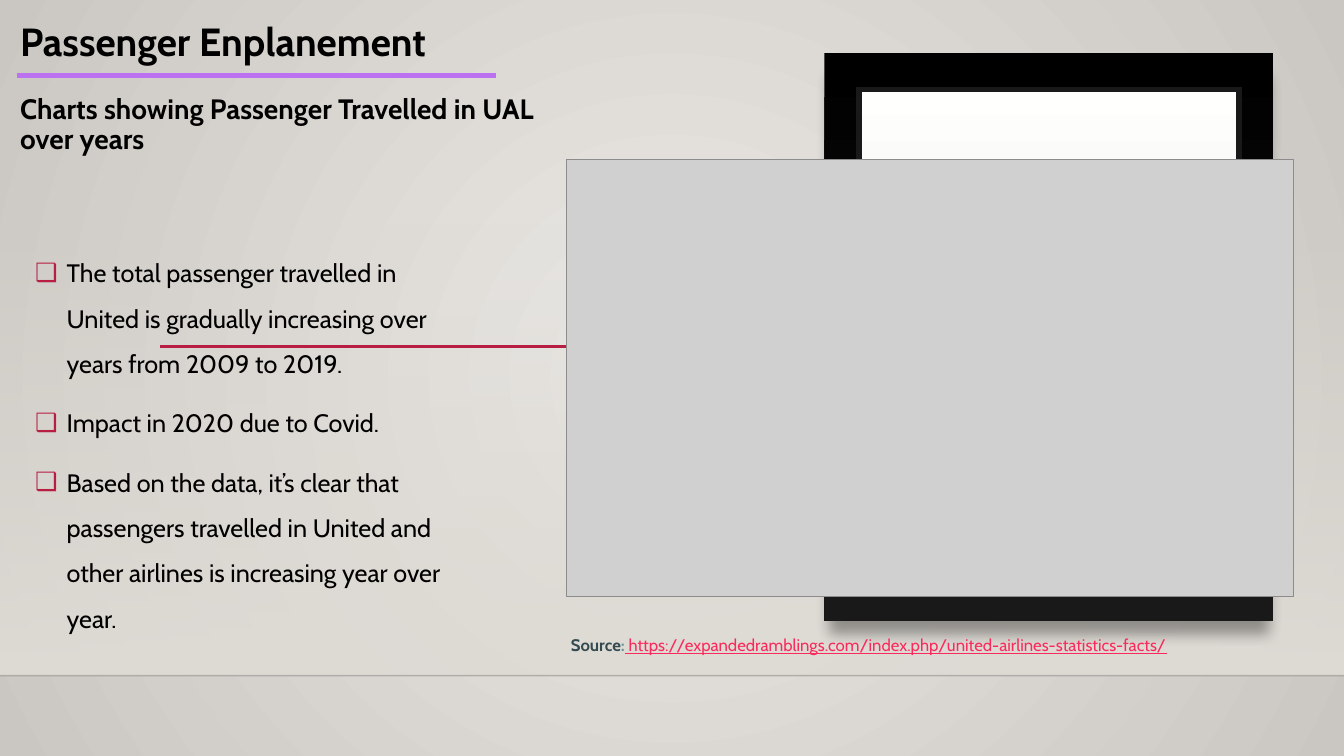
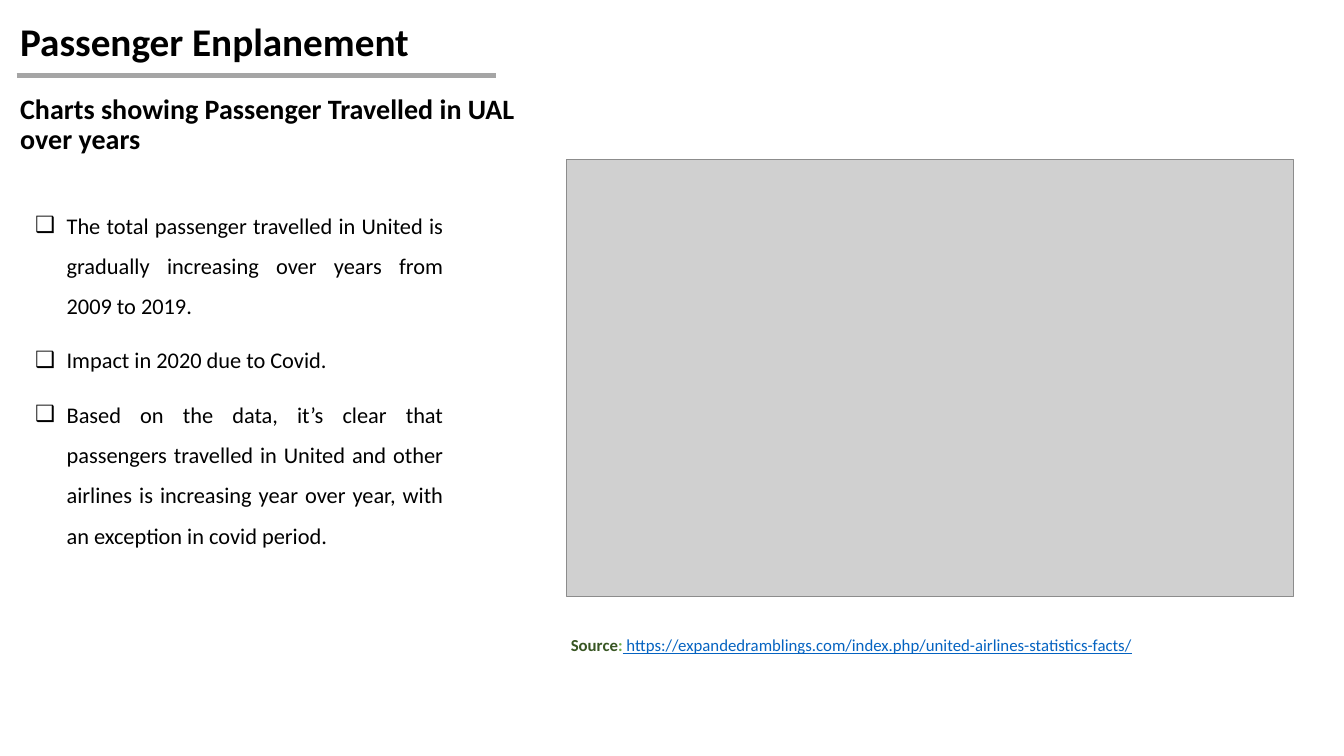
Before and after one commit to vjjampani/vjjampani, a slide deck: slide 7 of DSC-640/TermProject/Task-2/DSC640_Venkat Jagadeesh Jampani_Task2.pptx. Drawn at 1344x756 pixels with LibreOffice and Linux fonts; fonts in the diff are those of the drawing; grey boxes stand for pictures; background and template pictures are left out. Boxes give left, top, right and bottom in pixels: in the first picture for what was removed or moved away, otherwise in the second. Text is boxed around its words. In the diff, an @@ line names an element or a change of style, - is before the commit and + after.

```diff
--- a/DSC-640/TermProject/Task-2/DSC640_Venkat Jagadeesh Jampani_Task2.pptx
+++ b/DSC-640/TermProject/Task-2/DSC640_Venkat Jagadeesh Jampani_Task2.pptx
@@ background gradient #ECEAE7 to #CAC7C1 to #FFFFFF @@
@@ text "Passenger Enplanement Charts showing Passenger ..." at <box>20,28,514,154</box>: font Cabin to Calibri @@
@@ rectangle removed at <box>825,53,1273,621</box> @@
@@ line (16, 76) - (495, 76): stroke #BC72F0 3 pt to #A5A5A5 3 pt @@
@@ rectangle removed at <box>859,90,1239,582</box> @@
@@ rectangle removed at <box>0,223,1344,676</box> @@
@@ text at <box>67,218,443,372</box>: size 18 to 16 pt, font Cabin to Calibri in "The total passenger travelled in United is ...", "Impact in 2020 due to Covid."; alignment left to justified @@
@@ line removed from (159, 347) to (769, 347) @@
@@ text at <box>67,407,443,548</box>: text changed; size 18 to 16 pt; font Cabin to Calibri @@
-❑ Based on the data, it’s clear that passengers travelled in United and other airlines is increasing year over year.
+❑ Based on the data, it’s clear that passengers travelled in United and other airlines is increasing year over year, with an exception in covid period.
@@ text "Source: https://expandedramblings.com/index.php/united-airli ..." at <box>571,639,1131,654</box>: font Cabin to Calibri, text colour #FA2B5C to #0563C1; text colour #334A51 to #385723, text colour #6892A0 to #70AD47 in "Source:" @@
@@ line removed from (0, 676) to (1344, 676) @@
```
Also in this commit, not shown: 11 other slides changed.
